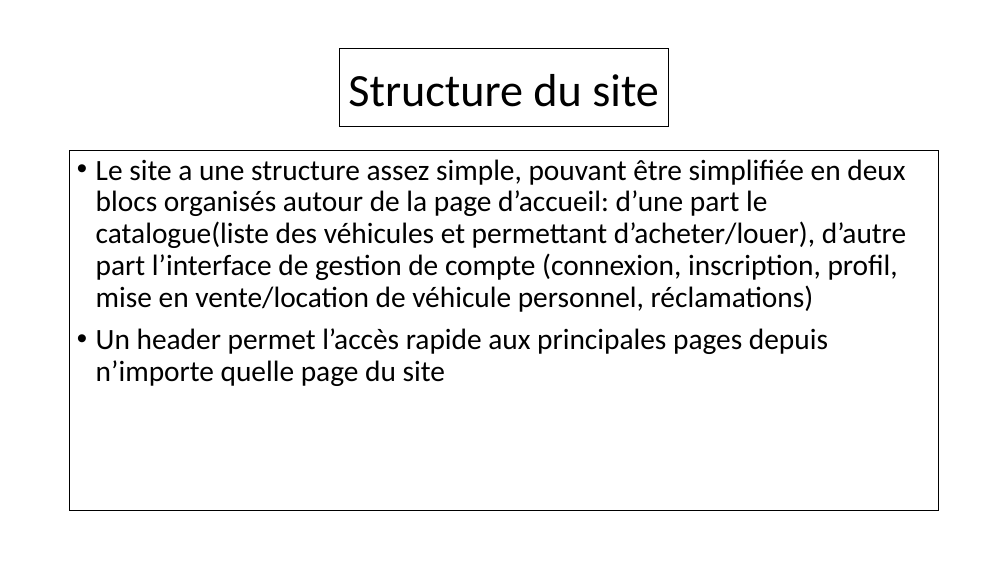
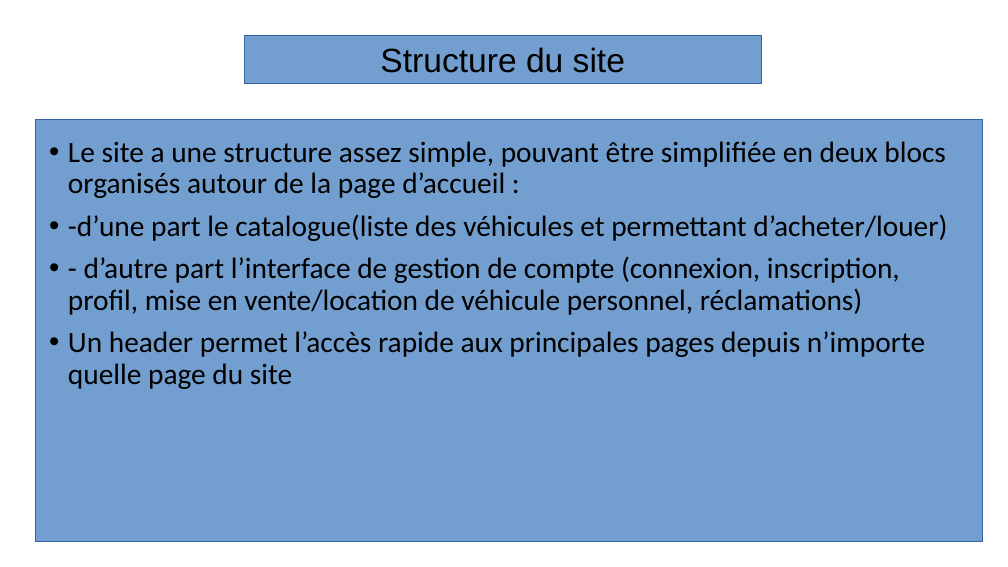
Before and after one commit to Ganti7/Carmania, a slide deck: slide 9 of documentation/diapo_PIA.odp (slide 7 before the commit). Drawn at 1008x567 pixels with LibreOffice and Linux fonts; fonts in the diff are those of the drawing; background and template pictures are left out. Boxes give left, top, right and bottom in pixels: in the first picture for what was removed or moved away, otherwise in the second. Text is boxed around its words. In the diff, an @@ line names an element or a change of style, - is before the commit and + after.

```diff
--- a/documentation/diapo_PIA.odp
+++ b/documentation/diapo_PIA.odp
@@ rectangle "Structure du site": place and size @@
-rectangle "Structure du site" at [340, 49, 668, 126]
+rectangle "Structure du site" at [244, 36, 762, 83]
@@ rectangle "Structure du site" at [244, 36, 762, 83]: size 44 to 32 pt, font Calibri to Arial; title to rectangle; fill #FFFFFF to #729FCF; outline #000000 0.99 pt to #3465A4 0 pt @@
@@ rectangle added at [36, 119, 982, 541], fill #729FCF, outline #3465A4 0 pt @@
@@ text "Le site a une structure ...": place and size @@
-text "Le site a une structure ..." at [70, 151, 939, 511]
+text "Le site a une structure ..." at [68, 141, 947, 389]
@@ text "Le site a une structure ..." at [68, 141, 947, 389]: fill #FFFFFF to none; outline #000000 0.99 pt to none @@
@@ text at [68, 141, 947, 315]: text changed @@
-• Le site a une structure assez simple, pouvant être simplifiée en deux blocs organisés autour de la page d’accueil: d’une part le catalogue(liste des véhicules et permettant d’acheter/louer), d’autre part l’interface de gestion de compte (connexion, inscription, profil, mise en vente/location de véhicule personnel, réclamations)
+• Le site a une structure assez simple, pouvant être simplifiée en deux blocs organisés autour de la page d’accueil :
+• -d’une part le catalogue(liste des véhicules et permettant d’acheter/louer)
+• - d’autre part l’interface de gestion de compte (connexion, inscription, profil, mise en vente/location de véhicule personnel, réclamations)
```
Also in this commit, not shown: 13 other slides changed, 4 slides added, 1 slide removed, 1 other file.
